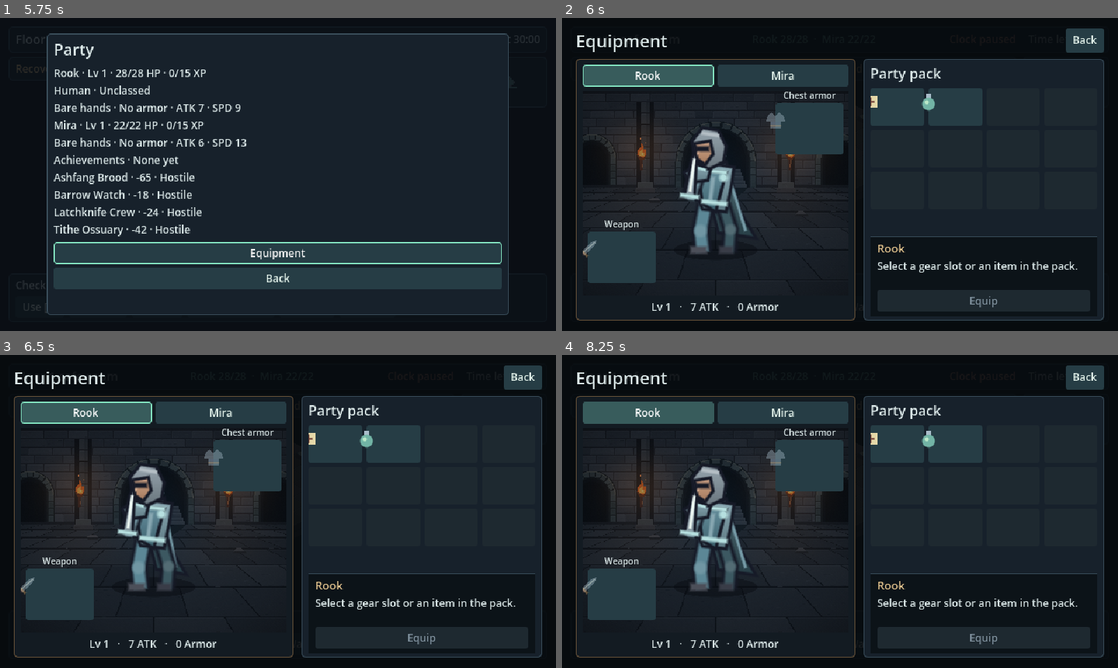
Above: before the commit, frames 1-4 (two rows, left to right).
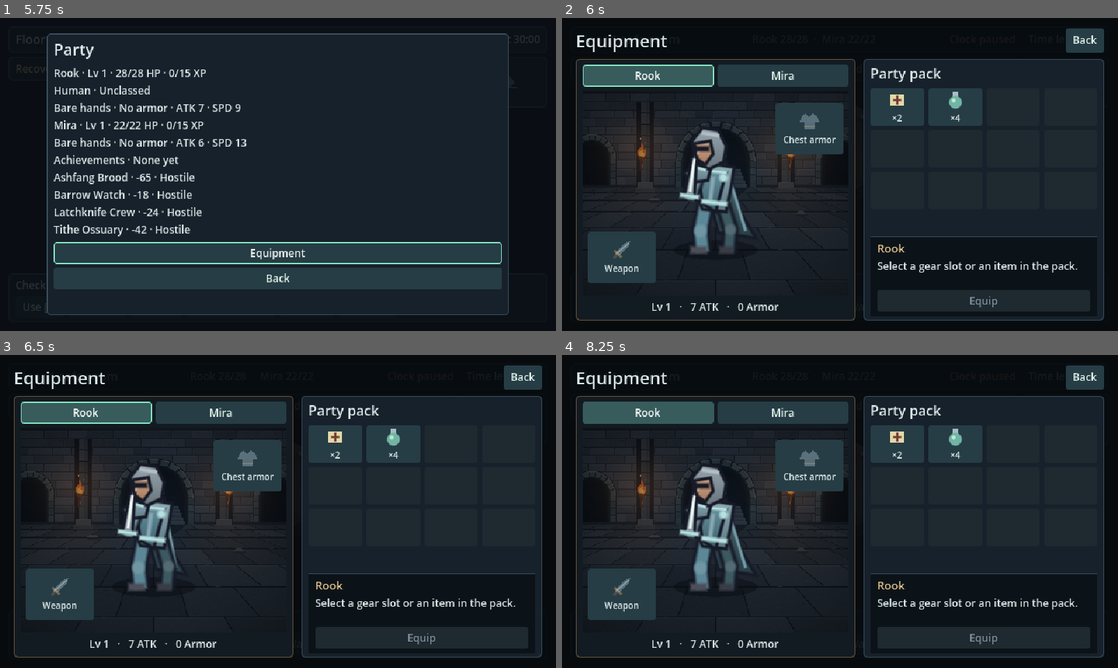
Above: after the commit, the same moments.

Repository: ChrisTitusTech/dungeon-crawler
Game: Godot game, scene res://scenes/main.tscn
The game is run twice, just before and just after one commit, with the same random seed, the same clock (stepped at 60 frames per second) and the same inputs. Sound files missing from this copy of the repository are replaced by a short silence.
Inputs (mouse positions are in pixels of both pictures, inside the frame that each line leads up to):
- Up to frame 1 (5.75 s): click "Slot 1 · New run" at 0.5 s; click "Use [E]" at 1.25 s; click "Party [C]" at 2 s; click "Pack [I]" at 2.75 s; click "Equipment [G]" at 3.5 s; click "Wait [Q]" at 4.25 s; click "Map [M]" at 5 s
- Up to frame 2 (6 s): click "Equipment" at 5.75 s
- Up to frame 3 (6.5 s): no input
- Up to frame 4 (8.25 s): click (812, 464) at 6.5 s; click (623, 596) at 7.25 s; click "Rook" at 8 s

Frame 1 is identical in both runs. In frame 2, 1.1% of the frame differs, in the area x 3-72%, y 23-82%; in frame 3, 1.1%; in frame 4, 1.1%.

Commit message:
Center equipment and pack tile contents

Diff:
--- a/scripts/ui/equipment_view.gd
+++ b/scripts/ui/equipment_view.gd
@@ -118,22 +118,27 @@
 
 
 func _add_tile_content(button: Button, icon: GearIcon, caption: String) -> void:
+	var content := VBoxContainer.new()
+	content.name = "TileContent"
+	content.alignment = BoxContainer.ALIGNMENT_CENTER
+	content.mouse_filter = Control.MOUSE_FILTER_IGNORE
+	content.add_theme_constant_override("separation", 2)
+	button.add_child(content)
+	content.set_anchors_and_offsets_preset(Control.PRESET_FULL_RECT)
+
+	icon.name = "Icon"
+	icon.custom_minimum_size = Vector2(24, 24)
+	icon.size_flags_horizontal = Control.SIZE_SHRINK_CENTER
+	icon.mouse_filter = Control.MOUSE_FILTER_IGNORE
+	content.add_child(icon)
+
 	var label := Label.new()
+	label.name = "Caption"
 	label.text = caption
 	label.horizontal_alignment = HORIZONTAL_ALIGNMENT_CENTER
 	label.mouse_filter = Control.MOUSE_FILTER_IGNORE
 	label.add_theme_font_size_override("font_size", 10)
-	button.add_child(icon)
-	icon.mouse_filter = Control.MOUSE_FILTER_IGNORE
-	var icon_top: float = 8.0 if button == _weapon or button == _armor else 3.0
-	icon.set_anchor_and_offset(SIDE_LEFT, 0.5, -12)
-	icon.set_anchor_and_offset(SIDE_RIGHT, 0.5, 12)
-	icon.offset_top = icon_top
-	icon.offset_bottom = icon_top + 24
-	button.add_child(label)
-	label.set_anchor_and_offset(SIDE_RIGHT, 1.0, 0)
-	label.set_anchor_and_offset(SIDE_TOP, 1.0, -16)
-	label.set_anchor_and_offset(SIDE_BOTTOM, 1.0, -2)
+	content.add_child(label)
 
 
 func _clear(container: Container) -> void:
@@ -158,7 +163,8 @@
 		var item: String = _equipped(slot)
 		var definition: Dictionary = CampaignRun.CONTENT.items.get(item, {})
 		button.tooltip_text = "%s · %s" % [SLOT_NAMES[slot], definition.get("name", "Empty")]
-		(button.get_child(0) as GearIcon).modulate.a = 0.4 if item.is_empty() else 1.0
+		var icon: GearIcon = button.get_node("TileContent/Icon")
+		icon.modulate.a = 0.4 if item.is_empty() else 1.0
 	_stats.text = "Lv %d   ·   %d ATK   ·   %d Armor" % [_member.level, _member.attack_power(),
 		_member.armor_bonus + _member.natural_armor]
 	if _member.is_pet or _member.hp == 0:
--- a/tests/test_floor_one.gd
+++ b/tests/test_floor_one.gd
@@ -103,6 +103,14 @@
 	assert_true(equipment.visible)
 	assert_false(game._can_explore(), "The equipment screen blocks world movement.")
 	assert_same(equipment._member, rook)
+	await wait_process_frames(2)
+	_assert_equipment_tile_layout(equipment._weapon, "Weapon")
+	_assert_equipment_tile_layout(equipment._armor, "Chest armor")
+	for cell: Button in equipment._grid.get_children():
+		if cell.has_meta("item"):
+			_assert_equipment_tile_layout(cell, "×%d" % game._run.count(cell.get_meta("item")))
+		else:
+			assert_eq(cell.get_child_count(), 0, "Empty pack cells stay blank.")
 	(equipment._members.get_child(1) as Button).pressed.emit()
 	assert_same(equipment._member, game._run.party[1])
 	(equipment._members.get_child(0) as Button).pressed.emit()
@@ -153,6 +161,19 @@
 		if button.has_meta("item") and button.get_meta("item") == item:
 			return button
 	return null
+
+
+func _assert_equipment_tile_layout(button: Button, caption: String) -> void:
+	var tile: Rect2 = button.get_global_rect()
+	var icon: Control = button.get_node("TileContent/Icon")
+	var label: Label = button.get_node("TileContent/Caption")
+	var icon_rect: Rect2 = icon.get_global_rect()
+	var label_rect: Rect2 = label.get_global_rect()
+	assert_eq(label.text, caption)
+	assert_true(tile.encloses(icon_rect) and tile.encloses(label_rect), caption + " fits inside its tile.")
+	assert_almost_eq(icon_rect.get_center().x, tile.get_center().x, 1.0, caption + " icon is centered.")
+	assert_almost_eq(label_rect.get_center().x, tile.get_center().x, 1.0, caption + " label is centered.")
+	assert_lt(icon_rect.end.y, label_rect.position.y, caption + " appears below its icon.")
 
 
 func test_seed_repeats_and_rooms_stay_connected() -> void:
